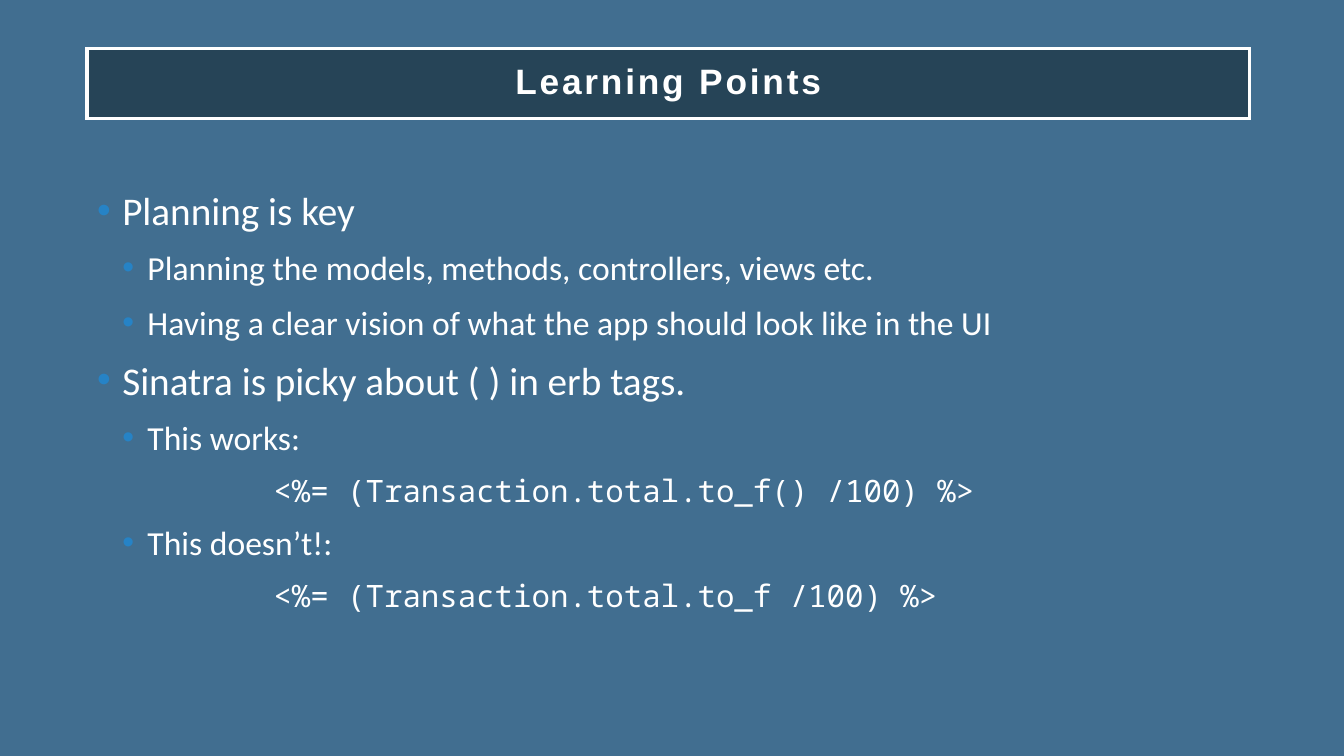
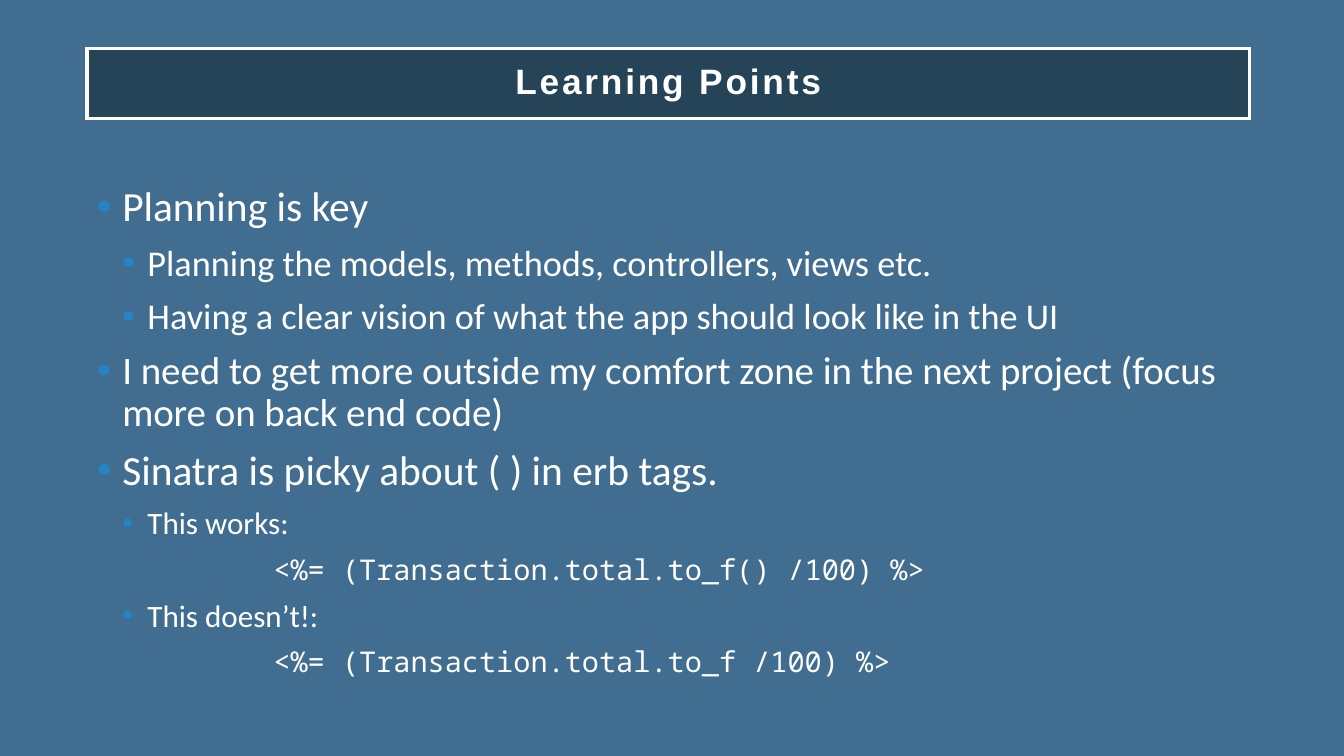
Before and after one commit to davey-e/project1_week5_money_cashboard_documents, a slide deck: slide 15 of Project_presentation.pptx. Drawn at 1344x756 pixels with LibreOffice and Linux fonts; fonts in the diff are those of the drawing. Boxes give left, top, right and bottom in pixels: in the first picture for what was removed or moved away, otherwise in the second. Text is boxed around its words. In the diff, an @@ line names an element or a change of style, - is before the commit and + after.

Commit message:
Changed project_brief to markdown file and updated presentation and class diagram

```diff
--- a/Project_presentation.pptx
+++ b/Project_presentation.pptx
@@ text at (122,192,1058,677): size 28 to 29.6 pt in "Planning is key", "Sinatra is picky about ( ) in ..."; size 24 to 25.9 pt in "Planning the models, methods, controllers, views etc.", "Having a clear vision of what the ..."; size 24 to 22.2 pt in "This works:", "This doesn’t!:"; size 22 to 20.4 pt in "<%= (Transaction.total.to_f() /100) %>", "<%= (Transaction.total.to_f /100) %>"; line spacing 1 to 0.9 @@
@@ text at (122,355,1216,431): paragraph added @@
+• I need to get more outside my comfort zone in the next project (focus more on back end code)
```
Also in this commit, not shown: 2 other slides changed, 1 slide added, 1 slide removed, 3 other files.
